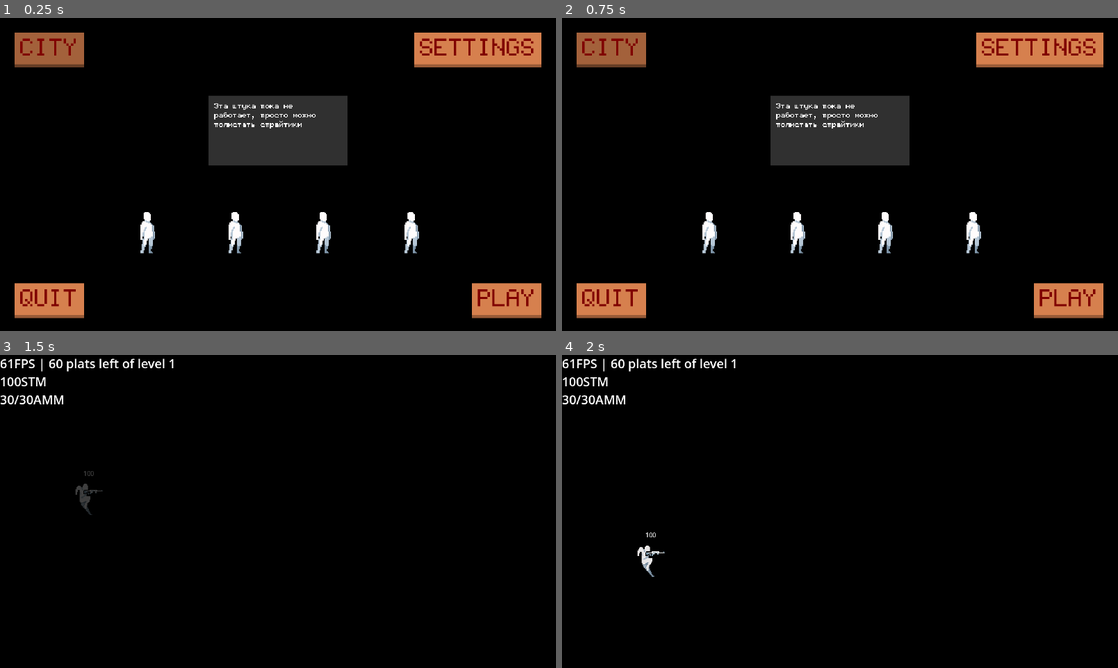
Above: before the commit, frames 1-4 (two rows, left to right).
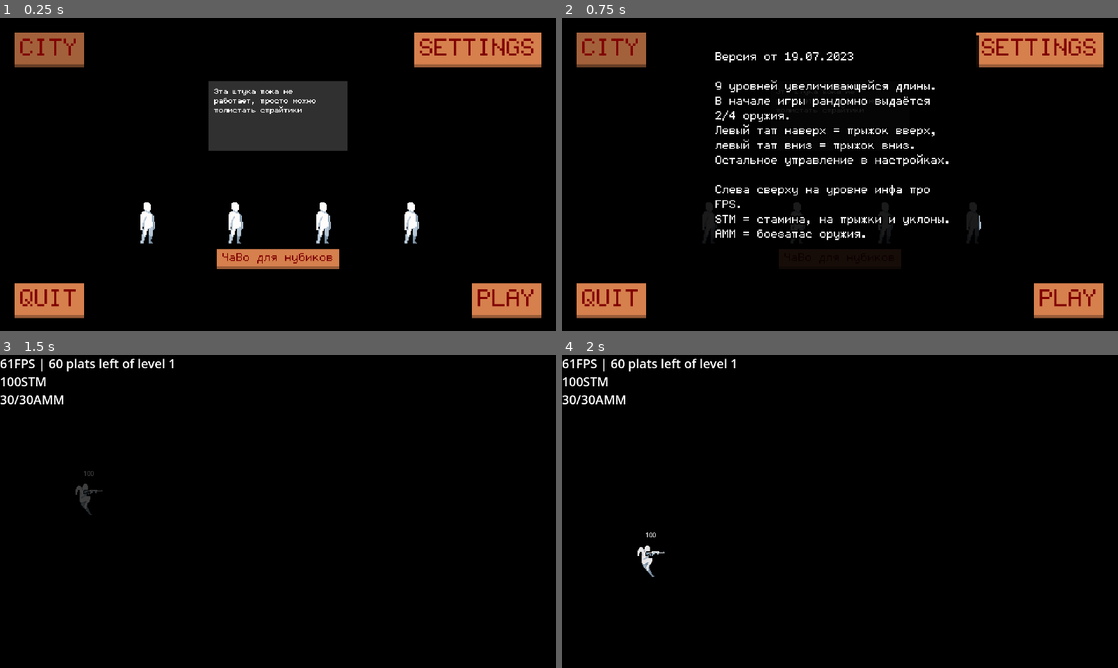
Above: after the commit, the same moments.

Repository: 0-Vanes-0/runner
Game: Godot game, scene res://src/scenes/scene_handler.tscn
The game is run twice, just before and just after one commit, with the same random seed, the same clock (stepped at 60 frames per second) and the same inputs.
Inputs (mouse positions are in pixels of both pictures, inside the frame that each line leads up to):
- Up to frame 1 (0.25 s): no input
- Up to frame 2 (0.75 s): click (840, 259) at 0.5 s, where only the run after the commit has a clickable "ЧаВо для нубиков"
- Up to frame 3 (1.5 s): click "PLAY" at 1.25 s
- Up to frame 4 (2 s): no input

The runs differ from the first frame. In frame 1, 5.2% of the frame differs, in the area x 25-76%, y 20-81%; in frame 2, 8.8%, in the area x 25-76%, y 5-76%; in frame 3, nothing differs; in frame 4, nothing differs.

Commit message:
Added FAQ

Diff:
--- a/src/scenes/main_menu.gd
+++ b/src/scenes/main_menu.gd
@@ -43,3 +43,12 @@
 
 func _on_city_button_pressed() -> void:
 	pass # Replace with function body.
+
+
+func _on_faq_button_pressed() -> void:
+	$FAQPanel.show()
+
+
+func _on_faq_panel_gui_input(event: InputEvent) -> void:
+	if event.is_pressed():
+		$FAQPanel.hide()
--- a/src/scenes/main_menu.tscn
+++ b/src/scenes/main_menu.tscn
@@ -10,6 +10,9 @@
 RichTextLabel/font_sizes/normal_font_size = 32
 RichTextLabel/fonts/normal_font = ExtResource("3_ebaty")
 
+[sub_resource type="StyleBoxFlat" id="StyleBoxFlat_fss2q"]
+bg_color = Color(0, 0, 0, 0.894118)
+
 [node name="MainMenu" type="Control" node_paths=PackedStringArray("_play_button", "_settings_menu")]
 layout_mode = 3
 anchors_preset = 15
@@ -63,6 +66,7 @@
 [node name="VBoxContainer" type="VBoxContainer" parent="MarginContainer/VBoxContainer/CenterContainer"]
 custom_minimum_size = Vector2(480, 240)
 layout_mode = 2
+theme_override_constants/separation = 20
 
 [node name="PanelContainer" type="PanelContainer" parent="MarginContainer/VBoxContainer/CenterContainer/VBoxContainer"]
 custom_minimum_size = Vector2(0, 240)
@@ -140,6 +144,12 @@
 texture_normal = ExtResource("3_ipheb")
 stretch_mode = 6
 
+[node name="FAQButton" type="Button" parent="MarginContainer/VBoxContainer/CenterContainer/VBoxContainer"]
+layout_mode = 2
+size_flags_horizontal = 4
+theme_override_font_sizes/font_size = 48
+text = "ЧаВо для нубиков"
+
 [node name="QuitPlayHBoxContainer" type="HBoxContainer" parent="MarginContainer/VBoxContainer"]
 layout_mode = 2
 size_flags_vertical = 8
@@ -163,7 +173,55 @@
 visible = false
 layout_mode = 1
 
+[node name="FAQPanel" type="Panel" parent="."]
+visible = false
+layout_mode = 1
+anchors_preset = 8
+anchor_left = 0.5
+anchor_top = 0.5
+anchor_right = 0.5
+anchor_bottom = 0.5
+offset_left = -480.0
+offset_top = -480.0
+offset_right = 480.0
+offset_bottom = 480.0
+grow_horizontal = 2
+grow_vertical = 2
+theme_override_styles/panel = SubResource("StyleBoxFlat_fss2q")
+
+[node name="MarginContainer" type="MarginContainer" parent="FAQPanel"]
+layout_mode = 1
+anchors_preset = 15
+anchor_right = 1.0
+anchor_bottom = 1.0
+grow_horizontal = 2
+grow_vertical = 2
+theme_override_constants/margin_left = 50
+theme_override_constants/margin_top = 50
+theme_override_constants/margin_right = 50
+theme_override_constants/margin_bottom = 50
+
+[node name="Label" type="Label" parent="FAQPanel/MarginContainer"]
+layout_mode = 2
+size_flags_vertical = 0
+theme_override_colors/font_outline_color = Color(0, 0, 0, 1)
+theme_override_constants/outline_size = 20
+theme_override_font_sizes/font_size = 48
+text = "Версия от 19.07.2023
+
+9 уровней увеличивающейся длины.
+В начале игры рандомно выдаётся 2/4 оружия.
+Левый тап наверх = прыжок вверх, левый тап вниз = прыжок вниз.
+Остальное управление в настройках.
+
+Слева сверху на уровне инфа про FPS.
+STM = стамина, на прыжки и уклоны.
+AMM = боезапас оружия."
+autowrap_mode = 2
+
 [connection signal="pressed" from="MarginContainer/VBoxContainer/CitySettingsHBoxContainer/CityButton" to="." method="_on_city_button_pressed"]
 [connection signal="pressed" from="MarginContainer/VBoxContainer/CitySettingsHBoxContainer/SettingsButton" to="." method="_on_settings_button_pressed"]
+[connection signal="pressed" from="MarginContainer/VBoxContainer/CenterContainer/VBoxContainer/FAQButton" to="." method="_on_faq_button_pressed"]
 [connection signal="pressed" from="MarginContainer/VBoxContainer/QuitPlayHBoxContainer/QuitButton" to="." method="_on_quit_button_pressed"]
 [connection signal="pressed" from="MarginContainer/VBoxContainer/QuitPlayHBoxContainer/PlayButton" to="." method="_on_play_button_pressed"]
+[connection signal="gui_input" from="FAQPanel" to="." method="_on_faq_panel_gui_input"]
Not shown: 1 places in src/scenes/main_menu.tscn that only renumber resources
